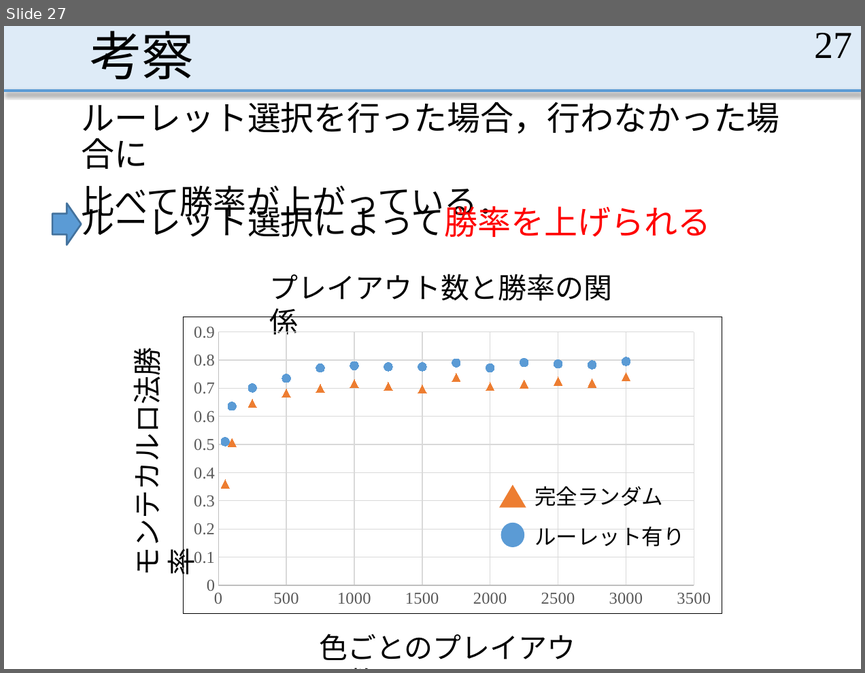
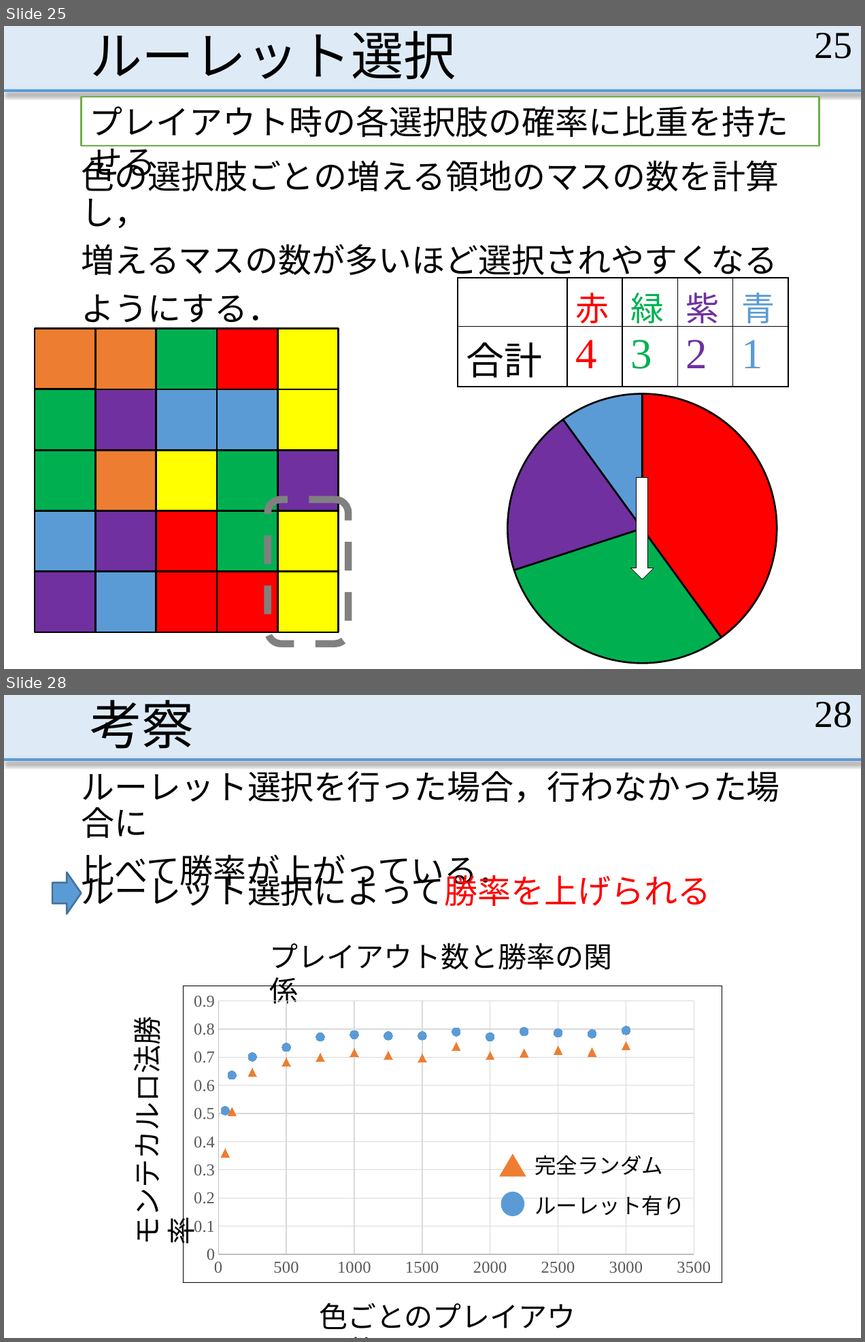
Before and after one commit to MasayaOda/SR, a slide deck: 190702oda.pptx. Shown one above the other, each under a label of ours: slide 27 before the commit, slides 25 and 28 after it; the slides between them are not shown. The pictures are 865x673 and 865x1342 pixels, drawn with LibreOffice and Linux fonts; fonts in the diff are those of the drawing. Boxes give left, top, right and bottom in pixels: in the first picture for what was removed or moved away, otherwise in the second. Text is boxed around its words. In the diff, an @@ line names an element or a change of style, - is before the commit and + after.

```diff
--- a/190702oda.pptx
+++ b/190702oda.pptx
@@ slide 25 added at bbox=[4, 26, 861, 669], background #FFFFFF; not listed: 2 template elements that a slide beside it also shows @@
@@ title added at bbox=[90, 31, 456, 79], 44 pt, text #000000 @@
+ルーレット選択
@@ page number added at bbox=[814, 33, 852, 59], 32 pt, text #000000 @@
+25
@@ rectangle added at bbox=[81, 97, 819, 146], fill #FFFFFF, outline #70AD47 1.5 pt, 28 pt, text #000000 @@
+プレイアウト時の各選択肢の確率に比重を持たせる
@@ text added at bbox=[81, 155, 779, 329], 28 pt, text #000000 @@
+色の選択肢ごとの増える領地のマスの数を計算し，
+増えるマスの数が多いほど選択されやすくなる
+ようにする．
@@ table added at bbox=[458, 278, 786, 386], 2 rows, 5 columns @@
+ | 赤 | 緑 | 紫 | 青
+合計 | 4 | 3 | 2 | 1
@@ pie chart added at bbox=[496, 371, 789, 669] @@
+categories: 1, 2, 3, 4
+Series 1: 40, 30, 20, 10
@@ down arrow added at bbox=[630, 478, 653, 579], fill #FFFFFF, outline #000000 0.75 pt @@
@@ rounded rectangle added at bbox=[268, 499, 349, 643], outline #808080 6 pt dashed @@
@@ group added at bbox=[35, 329, 338, 632]: 25 rectangles @@
@@ what was slide 27 is now slide 28 @@
@@ page number at bbox=[814, 701, 852, 728]: text changed @@
-27
+28
```
Also in this commit, not shown: 11 slides changed.
